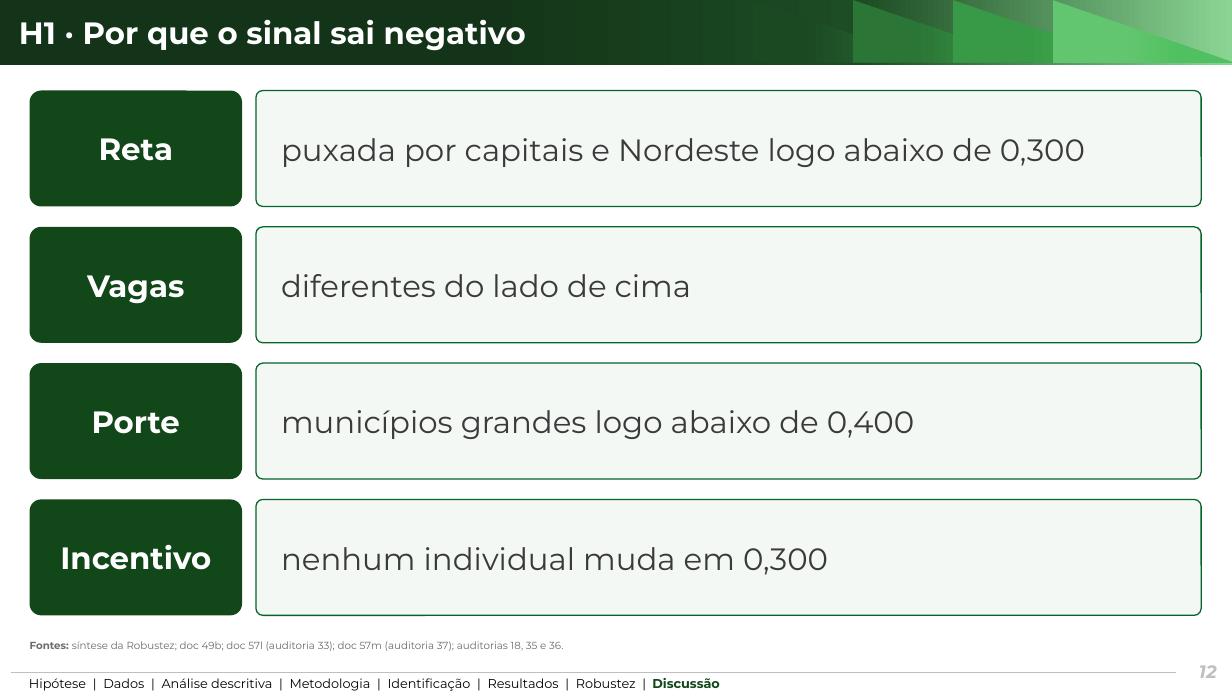
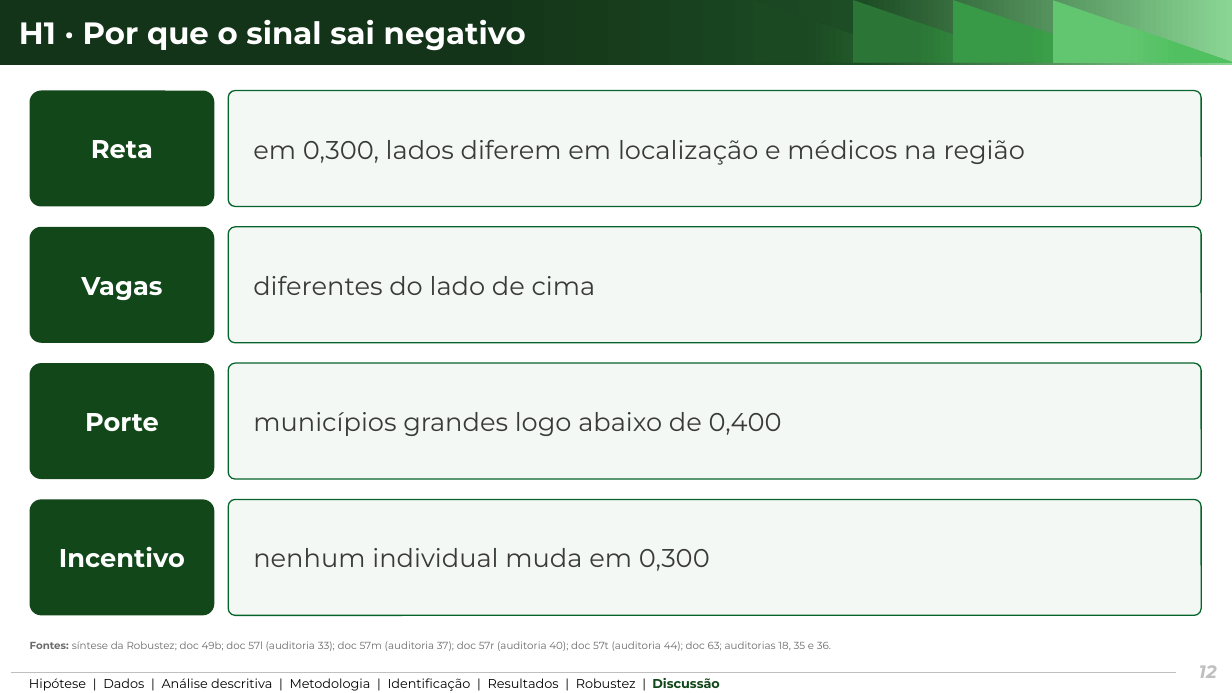
Before and after one commit to ka1victor/impact-eval-health-econ-pmme, a slide deck: slide 12 of output/apresentacao_banca2/deck_banca2_curto.pptx. Drawn at 1232x693 pixels with LibreOffice and Linux fonts; fonts in the diff are those of the drawing; background and template pictures are left out. Boxes give left, top, right and bottom in pixels: in the first picture for what was removed or moved away, otherwise in the second. Text is boxed around its words. In the diff, an @@ line names an element or a change of style, - is before the commit and + after.

```diff
--- a/output/apresentacao_banca2/deck_banca2_curto.pptx
+++ b/output/apresentacao_banca2/deck_banca2_curto.pptx
@@ rounded rectangle "Reta": place and size @@
-rounded rectangle "Reta" at (30,91,242,206)
+rounded rectangle "Reta" at (30,91,214,206)
@@ rounded rectangle "em 0,300, lados diferem em ...": place and size @@
-rounded rectangle "em 0,300, lados diferem em ..." at (256,91,1202,206)
+rounded rectangle "em 0,300, lados diferem em ..." at (228,91,1202,206)
@@ text in rounded rectangle at (253,140,1025,165): text changed; size 24 to 20 pt @@
-puxada por capitais e Nordeste logo abaixo de 0,300
+em 0,300, lados diferem em localização e médicos na região
@@ rounded rectangle "Vagas": place and size @@
-rounded rectangle "Vagas" at (30,227,242,343)
+rounded rectangle "Vagas" at (30,227,214,343)
@@ rounded rectangle "diferentes do lado de cima": place and size @@
-rounded rectangle "diferentes do lado de cima" at (256,227,1202,343)
+rounded rectangle "diferentes do lado de cima" at (228,227,1202,343)
@@ rounded rectangle "Porte": place and size @@
-rounded rectangle "Porte" at (30,363,242,479)
+rounded rectangle "Porte" at (30,363,214,479)
@@ rounded rectangle "municípios grandes logo abaixo de ...": place and size @@
-rounded rectangle "municípios grandes logo abaixo de ..." at (256,363,1202,479)
+rounded rectangle "municípios grandes logo abaixo de ..." at (228,363,1202,479)
@@ size 24 to 20 pt in 7 elements at (228,227,1202,343), (228,363,1202,479), (228,500,1202,616), (30,91,214,206), (30,227,214,343), (30,363,214,479), (30,500,214,616) @@
@@ rounded rectangle "Incentivo": place and size @@
-rounded rectangle "Incentivo" at (30,500,242,616)
+rounded rectangle "Incentivo" at (30,500,214,616)
@@ rounded rectangle "nenhum individual muda em 0,300": place and size @@
-rounded rectangle "nenhum individual muda em 0,300" at (256,500,1202,616)
+rounded rectangle "nenhum individual muda em 0,300" at (228,500,1202,616)
@@ text at (30,641,831,651): text changed @@
-Fontes: síntese da Robustez; doc 49b; doc 57l (auditoria 33); doc 57m (auditoria 37); auditorias 18, 35 e 36.
+Fontes: síntese da Robustez; doc 49b; doc 57l (auditoria 33); doc 57m (auditoria 37); doc 57r (auditoria 40); doc 57t (auditoria 44); doc 63; auditorias 18, 35 e 36.
```
Also in this commit, not shown: 6 other slides changed, 27 other files.
